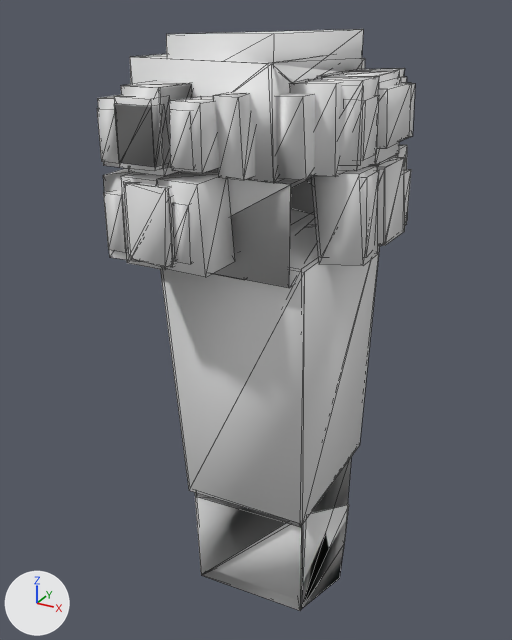
Before and after pictures for a commit that changed the OBJ model src/main/resources/assets/kn8/meshes/hakua/leg_right.obj.
Both versions are drawn from a 50 mm camera at (0.372, -0.529, 0.891) aimed at (0.062, 0.034, 0.609). The axes (+X, +Y, +Z) are drawn at lower left. The lights are the same throughout. The older version comes first. Mesh edges are drawn as thin lines. Where no turn or scale is listed for an object, it has been applied to the vertices. Vertices at exactly the same position are counted once.

Names of what the first picture shows: 'leg_right'.
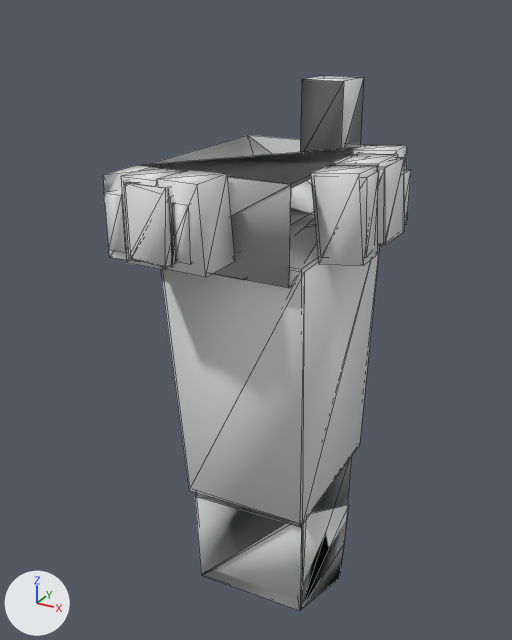
What differs and where, as boxes [x1, y1, x2, y2] in the pictures (512 x 640 px):
'leg_right', reshaped (8% shorter)
    before: [97, 29, 415, 611]
    after: [103, 75, 411, 611]
part 1 of me_leg_right, deleted
    before: [97, 29, 415, 183]
part 2 of me_leg_right, cut back
    before: [291, 71, 399, 246]
    after: [248, 136, 398, 246]

Edits to the bpy script that builds the scene:
```text
Change me_leg_right:
    used by ob_leg_right; location = (0.0, 0.0, 0.0)
    remove me_leg_right.from_pydata(...)  # 487 vertices, 778 faces; spans x -0.032..0.195, y -0.116..0.173, z 0.28..0.874
    add me_leg_right.from_pydata(...)  # 246 vertices, 394 faces; spans x -0.032..0.195, y -0.116..0.158, z 0.28..0.83
    me_leg_right part 1: 24 loose pieces with 226 vertices, spanning x 0.0..0.191, y -0.113..0.173, z 0.771..0.874, are deleted
    me_leg_right part 2
    15 vertices are removed from x 0.127..0.183, y 0.01..0.069, z 0.771..0.844
    29 faces are deleted
    1 vertex moves within x 0.181, y 0.025, z 0.775
    5 new faces join them
    other edits to the shape of me_leg_right do not show in these pictures
```
